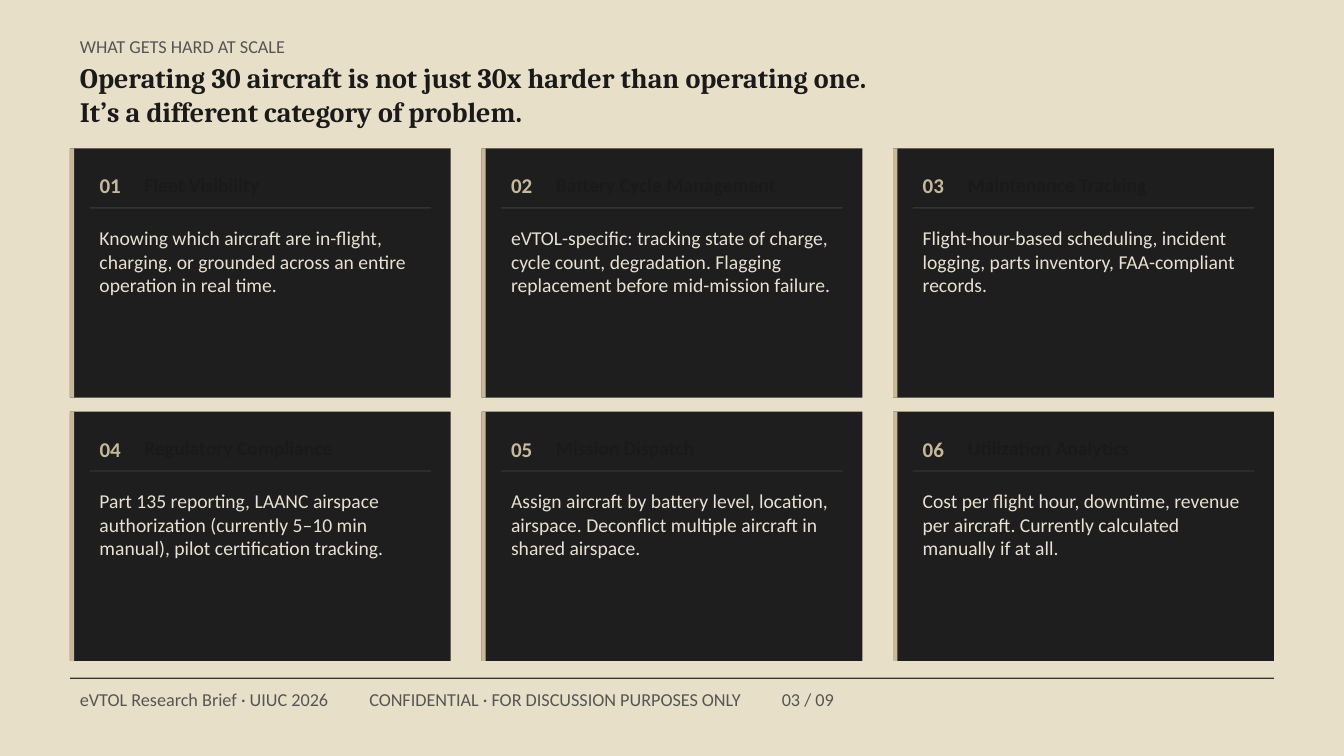
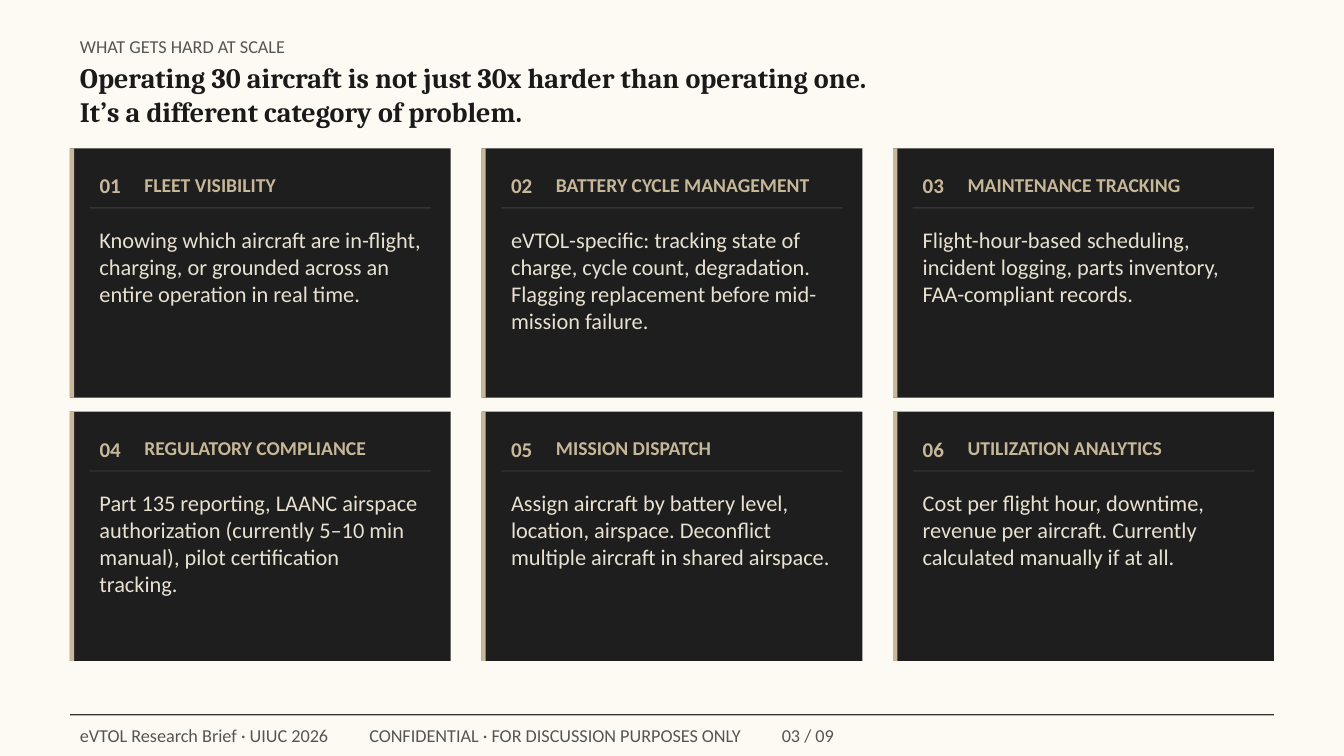
Before and after one commit to Verma0118/volant, a slide deck: slide 3 of Product/StartupPitchDeck.pptx. Drawn at 1344x756 pixels with LibreOffice and Linux fonts; fonts in the diff are those of the drawing. Boxes give left, top, right and bottom in pixels: in the first picture for what was removed or moved away, otherwise in the second. Text is boxed around its words. In the diff, an @@ line names an element or a change of style, - is before the commit and + after.

```diff
--- a/Product/StartupPitchDeck.pptx
+++ b/Product/StartupPitchDeck.pptx
@@ background #E8DFC8 to #FDFAF4 @@
@@ text added at box(144, 179, 276, 192), 14 pt, text #C6B798, bold @@
+FLEET VISIBILITY
@@ text added at box(556, 179, 809, 192), 14 pt, text #C6B798, bold @@
+BATTERY CYCLE MANAGEMENT
@@ text added at box(968, 179, 1180, 192), 14 pt, text #C6B798, bold @@
+MAINTENANCE TRACKING
@@ text added at box(144, 442, 365, 455), 14 pt, text #C6B798, bold @@
+REGULATORY COMPLIANCE
@@ text added at box(556, 442, 711, 455), 14 pt, text #C6B798, bold @@
+MISSION DISPATCH
@@ text added at box(968, 442, 1162, 455), 14 pt, text #C6B798, bold @@
+UTILIZATION ANALYTICS
@@ size 14 to 16 pt in 6 elements at box(511, 232, 817, 329), box(99, 495, 417, 596), box(99, 232, 421, 306), box(923, 232, 1219, 306), box(511, 495, 830, 569), box(923, 495, 1204, 569) @@
@@ rectangle: place and size @@
-rectangle at box(70, 678, 1273, 679)
+rectangle at box(70, 714, 1273, 715)
@@ text "eVTOL Research Brief · UIUC ..." rewrapped from box(80, 693, 833, 706) to box(80, 729, 741, 742) @@
```
Also in this commit, not shown: 8 other slides changed, 4 other files.
